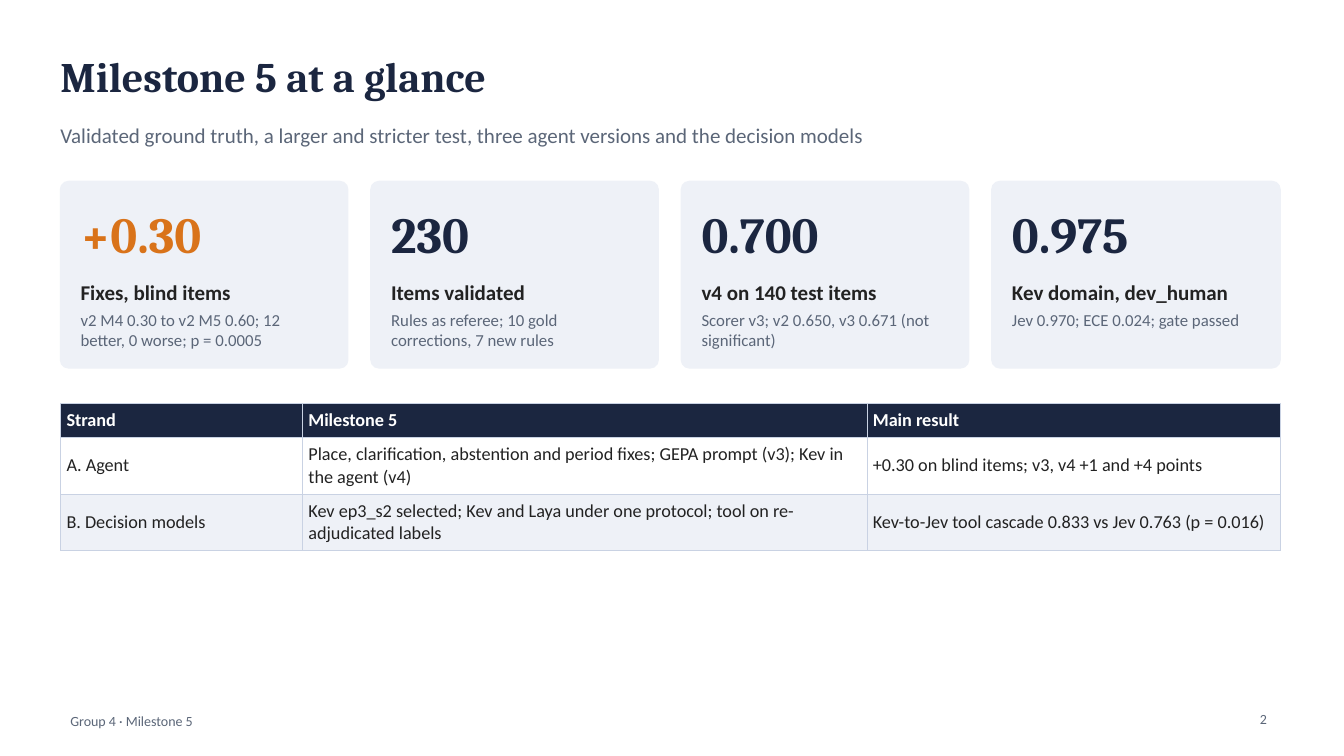
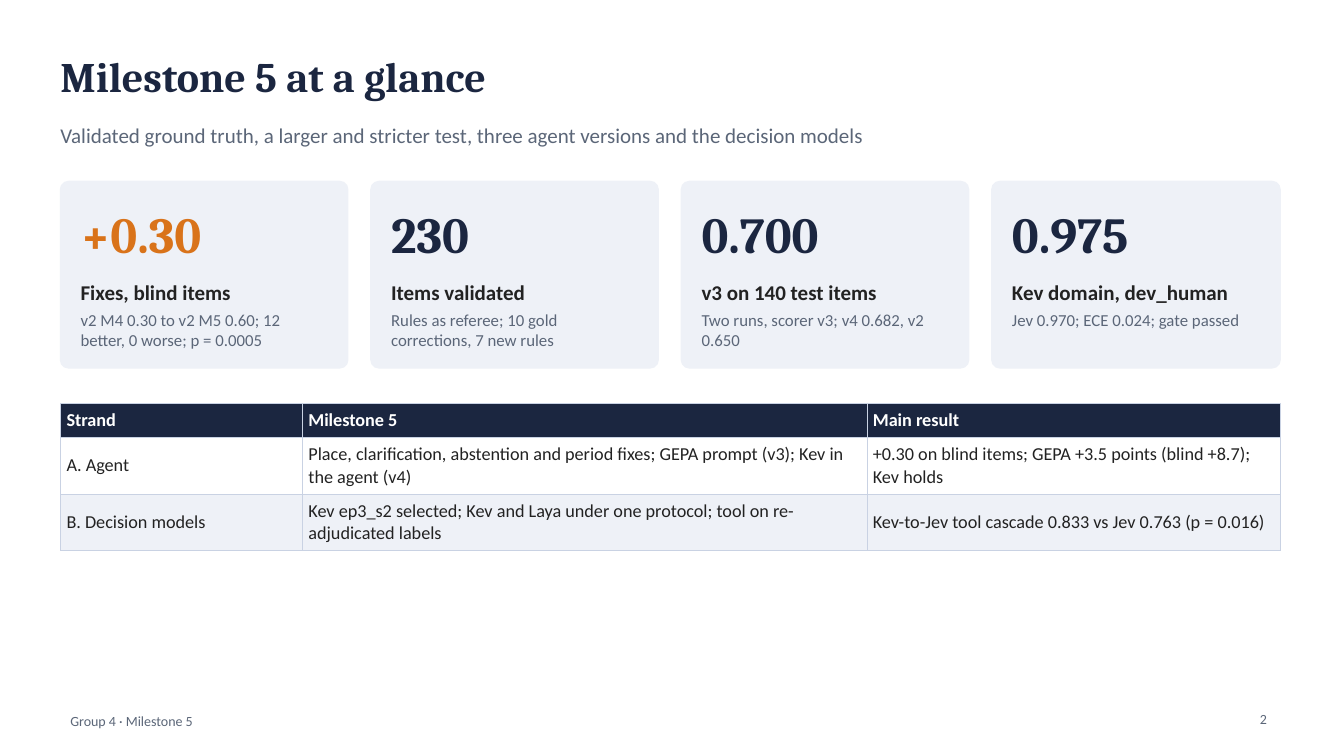
Before and after one commit to sathyaIITM/Group-4-DS-and-AI-Lab-Project, a slide deck: slide 2 of docs/milestones/Milestone5_TA_Presentation.pptx. Drawn at 1344x756 pixels with LibreOffice and Linux fonts; fonts in the diff are those of the drawing. Boxes give left, top, right and bottom in pixels: in the first picture for what was removed or moved away, otherwise in the second. Text is boxed around its words. In the diff, an @@ line names an element or a change of style, - is before the commit and + after.

Commit message:
DOCS: Milestone 5 report final: summary, two runs of v3 and v4, attribution of the v3-to-v4 difference, v5 first measurement, clarification and in-agent calibration analyses, M6 priorities; deck with two new slides; parity protocol outcome

```diff
--- a/docs/milestones/Milestone5_TA_Presentation.pptx
+++ b/docs/milestones/Milestone5_TA_Presentation.pptx
@@ text at [702, 285, 876, 300]: text changed @@
-v4 on 140 test items
+v3 on 140 test items
@@ text at [702, 314, 924, 346]: text changed @@
-Scorer v3; v2 0.650, v3 0.671 (not significant)
+Two runs, scorer v3; v4 0.682, v2 0.650
@@ table at [60, 403, 1280, 546] @@
-row 2, column 3: +0.30 on blind items; v3, v4 +1 and +4 points
+row 2, column 3: +0.30 on blind items; GEPA +3.5 points (blind +8.7); Kev holds
```
Also in this commit, not shown: 4 other slides changed, 2 slides added, 39 other files.
